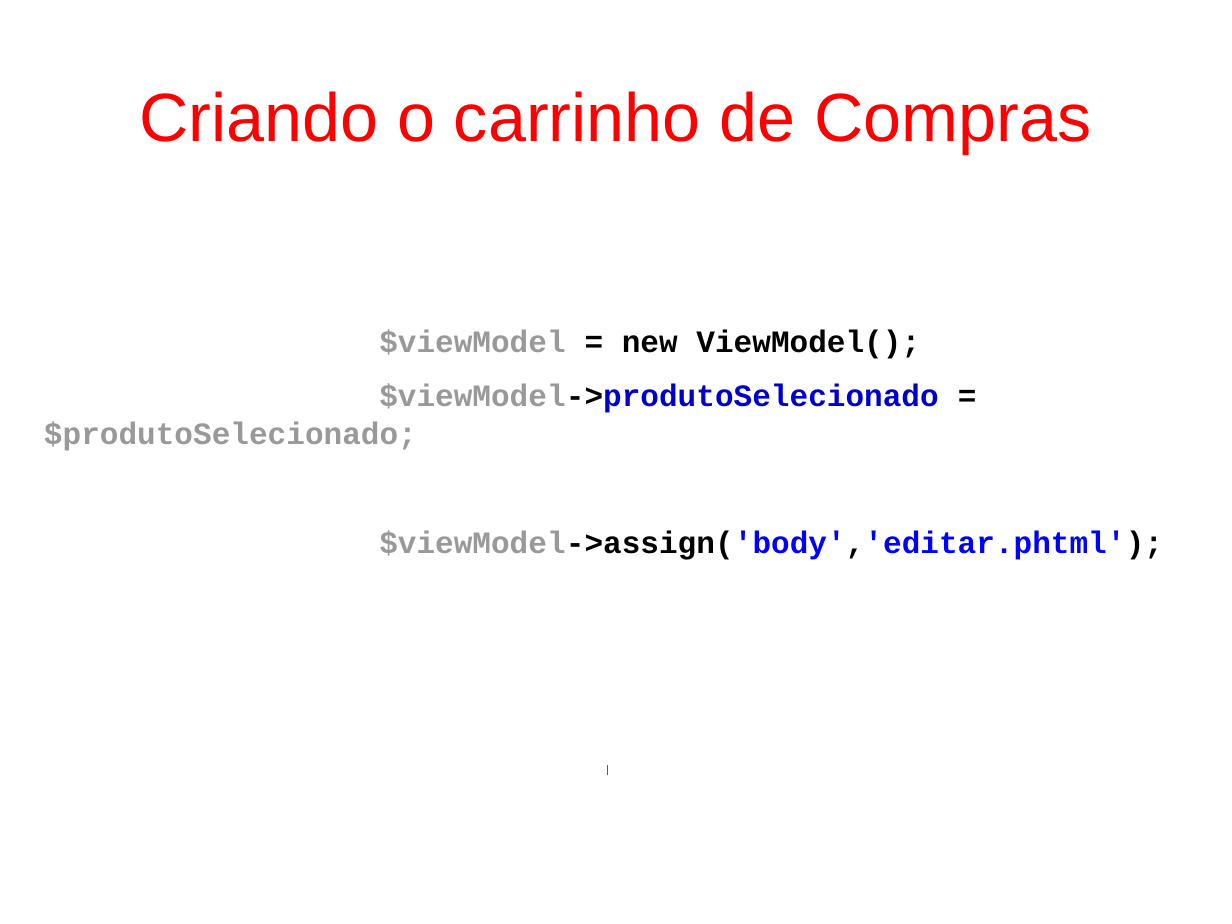
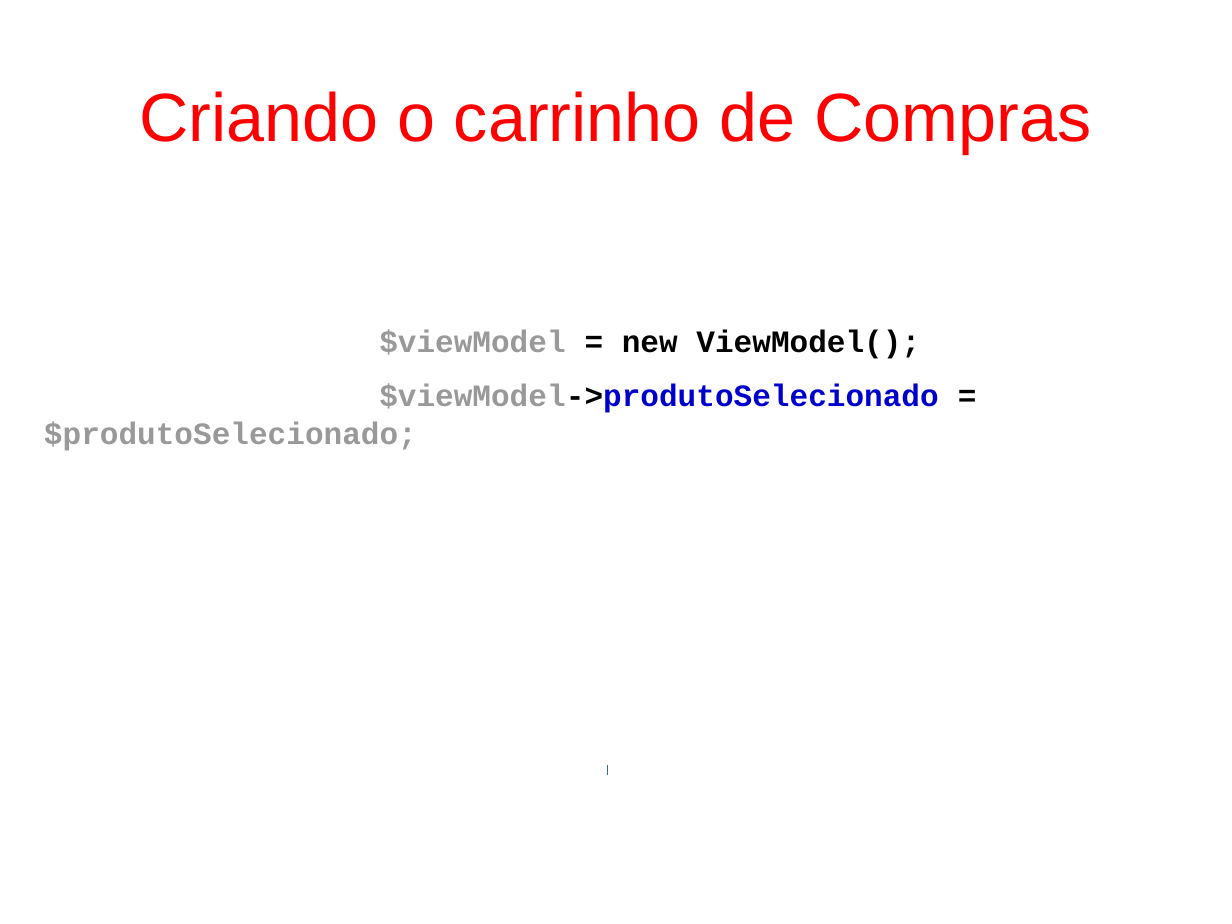
Before and after one commit to fgsl/lojasacme, a slide deck: slide 94 of docs/tutorial.odp. Drawn at 1232x924 pixels with LibreOffice and Linux fonts; fonts in the diff are those of the drawing. Boxes give left, top, right and bottom in pixels: in the first picture for what was removed or moved away, otherwise in the second. Text is boxed around its words. In the diff, an @@ line names an element or a change of style, - is before the commit and + after.

Commit message:
Remover atribuições da variável body #23

```diff
--- a/docs/tutorial.odp
+++ b/docs/tutorial.odp
@@ text at (x1=379, y1=531, x2=1163, y2=560): paragraph removed @@
-$viewModel->assign('body','editar.phtml');
```
Also in this commit, not shown: 10 other slides changed.
